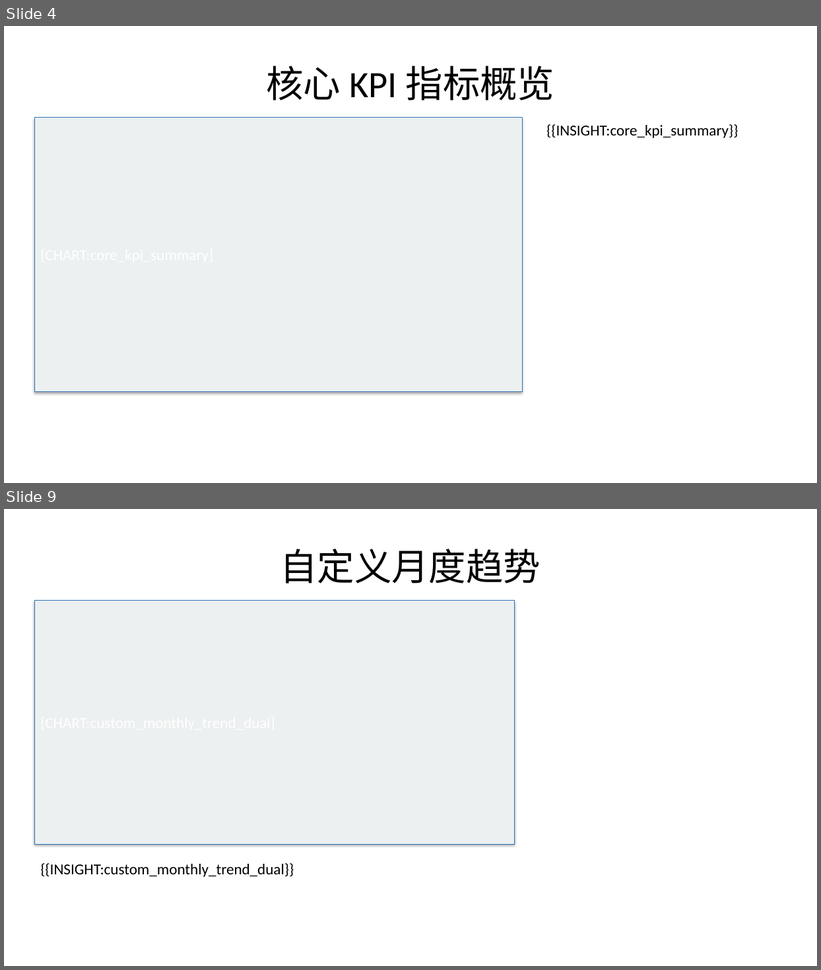
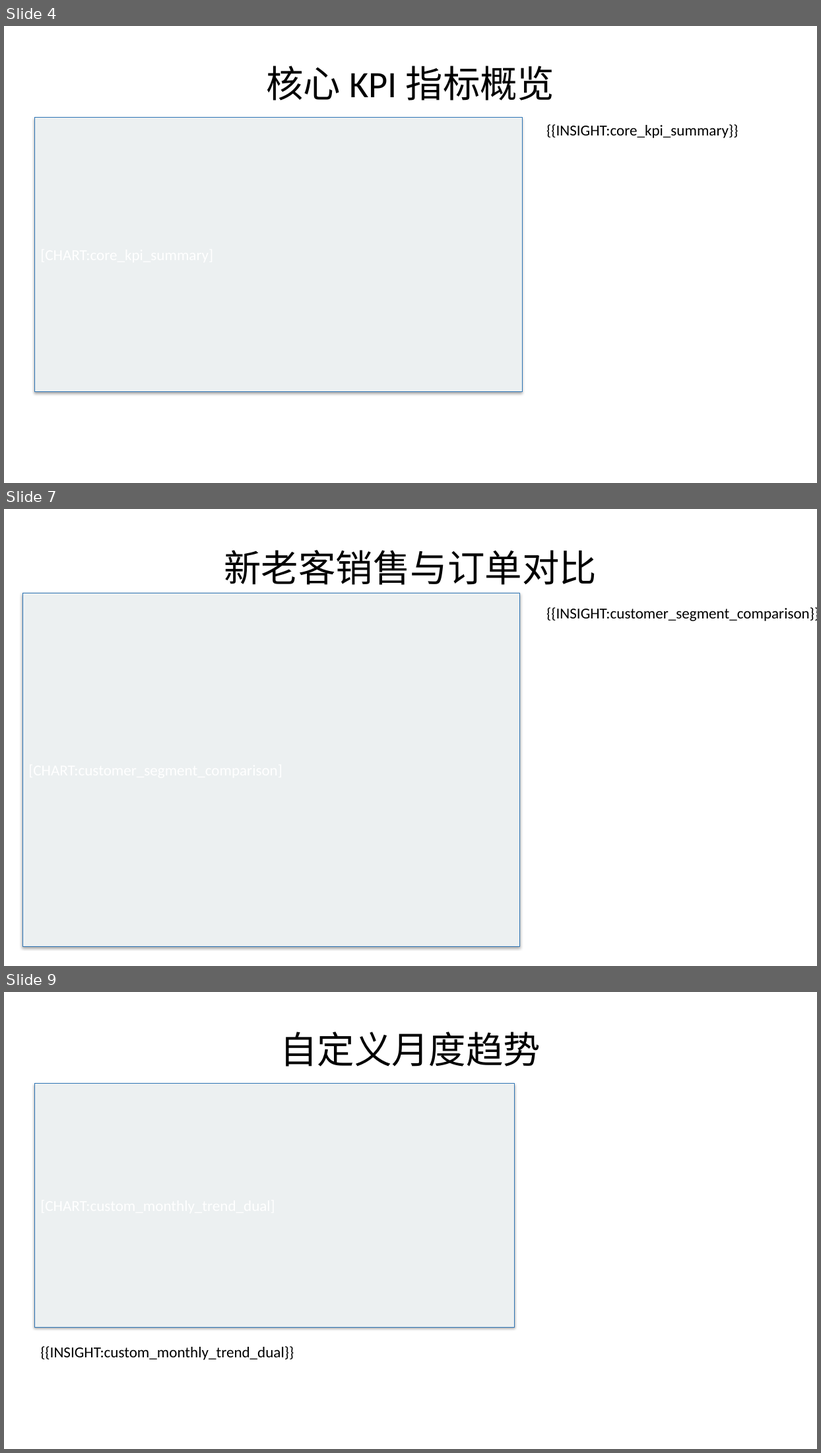
Before and after one commit to lijiahao1996/PPT-Automation, a slide deck: templates/新的报告模板.pptx. Shown one above the other, each under a label of ours: slides 4 and 9 before the commit, slides 4, 7 and 9 after it; the slides between them are not shown. The pictures are 821x970 and 821x1453 pixels, drawn with LibreOffice and Linux fonts; fonts in the diff are those of the drawing. Boxes give left, top, right and bottom in pixels: in the first picture for what was removed or moved away, otherwise in the second. Text is boxed around its words. In the diff, an @@ line names an element or a change of style, - is before the commit and + after.

```diff
--- a/templates/新的报告模板.pptx
+++ b/templates/新的报告模板.pptx
@@ slide 7 added at box(4, 509, 817, 966), background #FFFFFF @@
@@ title added at box(224, 550, 597, 585), 44 pt, text #000000 @@
+新老客销售与订单对比
@@ rectangle added at box(23, 593, 521, 947), fill #ECF0F1, outline #2E75B6 0.75 pt @@
@@ text added at box(547, 607, 817, 621), 18 pt, text #000000 @@
+{{INSIGHT:customer_segment_comparison}}
```
Also in this commit, not shown: 3 slides changed, 2 slides removed, 5 other files.
